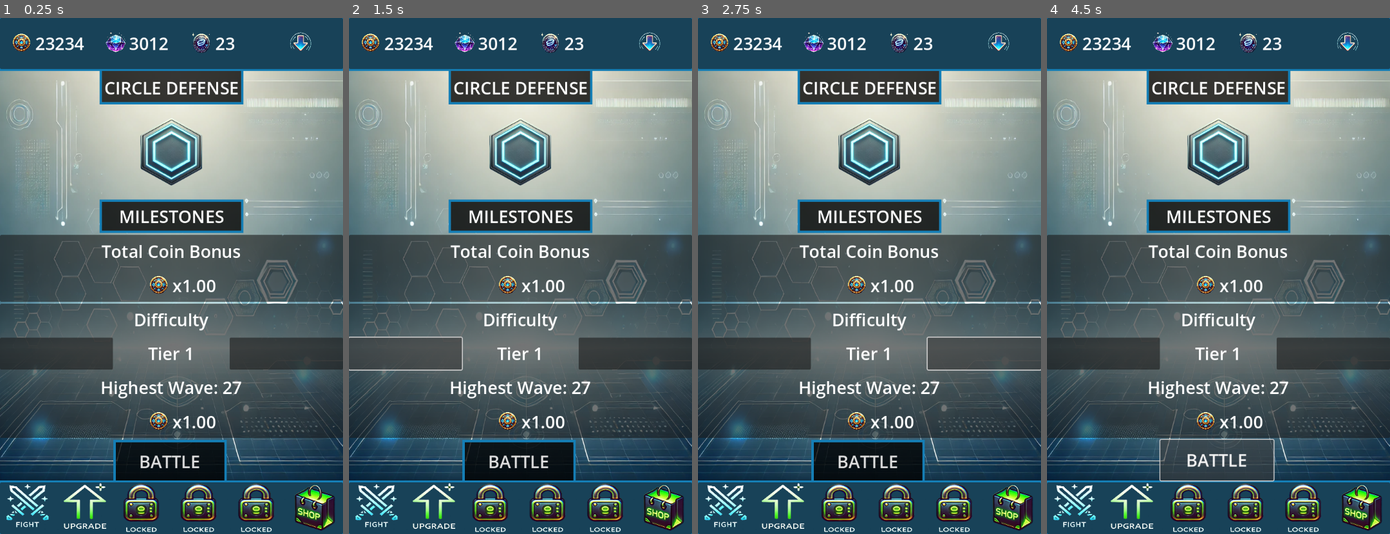
Above: before the commit, frames 1-4 (left to right).
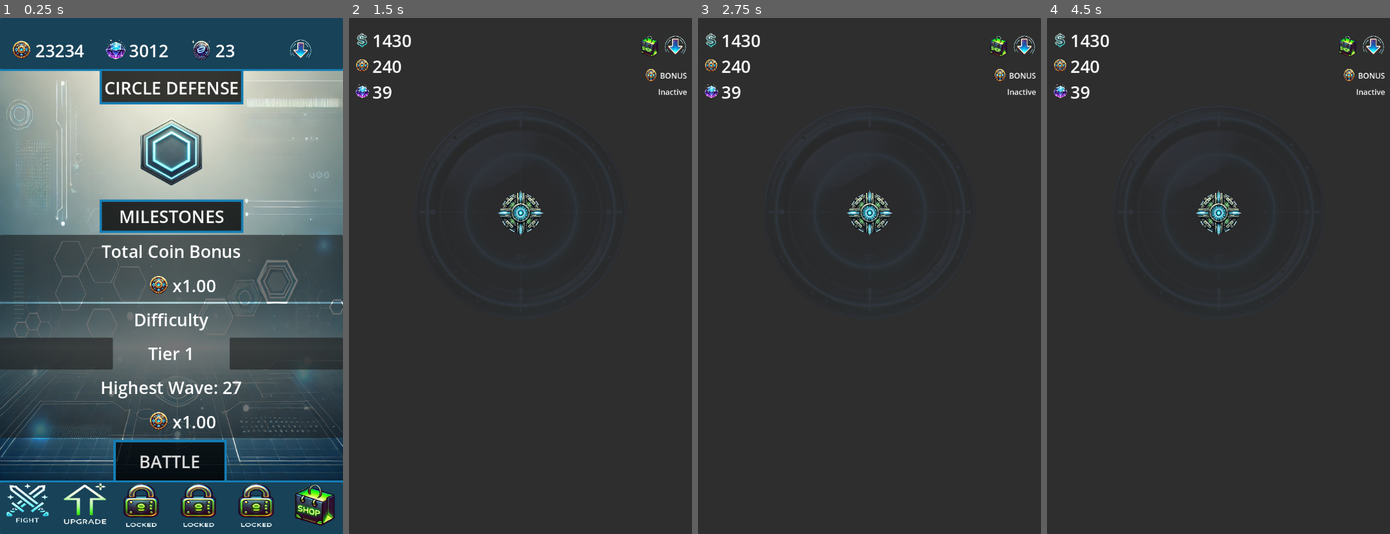
Above: after the commit, the same moments.

Repository: ascyrax/circle-defence
Game: Godot game, scene res://main.tscn
Same seed, same stepped clock (60 frames per second), same inputs: the game is played once before the commit and once after it.
Inputs (mouse positions are in pixels of both pictures, inside the frame that each line leads up to):
- Up to frame 1 (0.25 s): no input
- Up to frame 2 (1.5 s): click "BATTLE" at 0.5 s; click (403, 353) at 1.27 s
- Up to frame 3 (2.75 s): click (982, 353) at 2.02 s
- Up to frame 4 (4.5 s): click (1101, 353) at 2.77 s; click (1331, 353) at 3.52 s; click (1218, 461) at 4.25 s, where only the run before the commit has a clickable "BATTLE"

The runs differ from the first frame. In frame 1, 4.5% of the frame differs, in the area x 1-98%, y 2-100%; in frame 2, 88%; in frame 3, 88%, in the area x 0-100%, y 0-100%; in frame 4, 86%.

Commit message:
gameplay page: shooter + enemy spawn

Diff:
--- /dev/null
+++ b/enemy.gd
@@ -0,0 +1,26 @@
+extends Node2D
+
+@export var speed: float = randi_range(50, 150)  # Speed of the enemy
+var direction = Vector2.ZERO  # Direction toward the center
+
+func set_direction(new_direction: Vector2):
+	direction = new_direction
+
+# Called every frame. 'delta' is the elapsed time since the previous frame.
+func _process(delta):
+	# Move the enemy toward the center
+	position += direction * speed * delta
+	#pass
+
+# Called when the node enters the scene tree for the first time.
+func _ready() -> void:
+	call_deferred("_set_enemy_sprite_scale")
+
+
+func _set_enemy_sprite_scale():
+	var enemyCollisionShape2D = $Area2D/CollisionShape2D.shape as RectangleShape2D
+	var enemySprite = $Area2D/Sprite2D as Sprite2D
+	var correctScaleX = (enemyCollisionShape2D.size.x * 1.0) / (enemySprite.texture.get_width() * 1.0)
+	var correctScaleY = (enemyCollisionShape2D.size.y * 1.0) / (enemySprite.texture.get_height() * 1.0)
+	#print(correctScaleX, correctScaleY)
+	enemySprite.scale = Vector2(correctScaleX, correctScaleY)
--- /dev/null
+++ b/enemy.tscn
@@ -0,0 +1,18 @@
+[gd_scene load_steps=4 format=3 uid="uid://b8yv6vbglgw5o"]
+
+[ext_resource type="Texture2D" uid="uid://whe37o6cdpxq" path="res://art/enemies/enemyANoBg.png" id="1_iyxtb"]
+[ext_resource type="Script" path="res://enemy.gd" id="1_vvxsc"]
+
+[sub_resource type="RectangleShape2D" id="RectangleShape2D_77btb"]
+size = Vector2(50, 50)
+
+[node name="Node2D" type="Node2D"]
+script = ExtResource("1_vvxsc")
+
+[node name="Area2D" type="Area2D" parent="."]
+
+[node name="CollisionShape2D" type="CollisionShape2D" parent="Area2D"]
+shape = SubResource("RectangleShape2D_77btb")
+
+[node name="Sprite2D" type="Sprite2D" parent="Area2D"]
+texture = ExtResource("1_iyxtb")
--- /dev/null
+++ b/gamePlay.gd
@@ -0,0 +1,87 @@
+extends Control
+
+@export var enemyScene: PackedScene  # Drag your Enemy scene here
+var enemySpawnInterval: float = 5
+var shooterContainer: Control
+var shooter:Sprite2D
+var shooterContainerPosition
+
+func _ready() -> void:
+	# Defer the size calculation to ensure layout is finalized
+	call_deferred("_set_shooter_location")
+	call_deferred("_set_shooter_range_scale")
+	spawn_enemies()
+
+func _set_shooter_location():
+	shooterContainer = $"Panel/VBoxContainer/GamePlayNode" as Control # this is the parent node 'GamePlay' (Control)
+	print("shooterContainer position: ", shooterContainer.position)
+	print("shooterContainer bottom-right position: ", shooterContainer.get_rect())
+	shooterContainer.position = (shooterContainer.get_rect().size + shooterContainer.position) / 2 # place the shooter at the middle of its parent node container
+	shooterContainerPosition = shooterContainer.position
+	#shooter is placed (0,0) corresponding to this position :)
+	print("shooterContainer new position: ",shooterContainer.position)
+
+func _set_shooter_range_scale():
+	var shooterRange = $"Panel/VBoxContainer/GamePlayNode/Central Shooter/Area2D/CollisionShape2D".shape as CircleShape2D
+	shooter = $"Panel/VBoxContainer/GamePlayNode/Central Shooter/Area2D/Sprite2D" as Sprite2D
+	var correctScaleX = (shooterRange.radius *2.0) / (shooter.texture.get_width() * 1.0)
+	var correctScaleY = (shooterRange.radius *2.0) / (shooter.texture.get_height() * 1.0)
+	shooter.scale = Vector2(correctScaleX, correctScaleY)
+
+
+# Called every frame. 'delta' is the elapsed time since the previous frame.
+func _process(delta: float) -> void:
+	pass
+
+
+func spawn_enemies():
+	print("spawn_enemies")
+	# set a timer
+	var enemySpawnTimer = Timer.new()
+	add_child(enemySpawnTimer)
+	enemySpawnTimer.wait_time = enemySpawnInterval
+	enemySpawnTimer.one_shot= false
+	enemySpawnTimer.connect("timeout", _spawn_enemy)
+	enemySpawnTimer.start()
+
+	# make the enemies move towards the shooterPosition
+	# do this in _process
+
+
+func _spawn_enemy():
+	print("_spawn_enemy")
+	var newEnemy = enemyScene.instantiate() as Node2D
+
+	var enemyContainer = $"Panel/VBoxContainer/EnemySpawner"
+	enemyContainer.add_child(newEnemy)
+
+	var randNo = randi_range(0,3) # 0, 1, 2 or 3 viz. top, right, bottom or left edge
+	var posX = 0.0
+	var posY = 0.0
+
+	var viewportSize = get_viewport_rect().size
+	match randNo:
+		0:
+			posX = randf_range(0, viewportSize.x)
+			posY = 0.0
+		1:
+			posX = viewportSize.x
+			posY = randf_range(0, viewportSize.y)
+		2:
+			posX = randf_range(0, viewportSize.x)
+			posY = viewportSize.y
+
+		3:
+			posX = 0
+			posY = randf_range(0, viewportSize.y)
+	print("posX: ",posX, " posY: ",posY)
+	newEnemy.position = Vector2(posX, posY)
+
+	print("shooterContainer position: ", shooterContainerPosition)
+	print("enemy position: ", newEnemy.position)
+
+	 # Set the direction toward the centreShooterSprite2D
+	if newEnemy.has_method("set_direction"):
+		var direction = (shooterContainerPosition - newEnemy.position).normalized()
+		newEnemy.set_direction(direction)
+		print("direction: ", direction)
--- /dev/null
+++ b/gamePlay.tscn
@@ -0,0 +1,219 @@
+[gd_scene load_steps=11 format=3 uid="uid://ge7iiw6belxm"]
+
+[ext_resource type="Script" path="res://gamePlay.gd" id="1_v3qar"]
+[ext_resource type="Texture2D" uid="uid://bf3bmtbitcmnt" path="res://art/dollarNoBg.png" id="2_6lctv"]
+[ext_resource type="PackedScene" uid="uid://b8yv6vbglgw5o" path="res://enemy.tscn" id="2_yvove"]
+[ext_resource type="Texture2D" uid="uid://cd5bmn2s013cr" path="res://art/coinNoBg.png" id="3_fiwqa"]
+[ext_resource type="Texture2D" uid="uid://ddtkfpdvmx0q" path="res://art/gemNoBg.png" id="4_lo21e"]
+[ext_resource type="Texture2D" uid="uid://cji3iguujymve" path="res://art/shopNoBg.png" id="5_ktxhp"]
+[ext_resource type="Texture2D" uid="uid://d2wawuxpe7yre" path="res://art/dropdownNoBg.png" id="6_i4elw"]
+[ext_resource type="Texture2D" uid="uid://m1s5ocyg0hwr" path="res://art/centralShooterNoBg.png" id="7_oovet"]
+[ext_resource type="Texture2D" uid="uid://b5mxrs4ae0qfy" path="res://art/attackRangeNoBg.png" id="9_e44wu"]
+
+[sub_resource type="CircleShape2D" id="CircleShape2D_kox6c"]
+radius = 225.0
+
+[node name="GamePlay" type="Control"]
+layout_mode = 3
+anchors_preset = 15
+anchor_right = 1.0
+anchor_bottom = 1.0
+grow_horizontal = 2
+grow_vertical = 2
+script = ExtResource("1_v3qar")
+enemyScene = ExtResource("2_yvove")
+
+[node name="Panel" type="Panel" parent="."]
+layout_mode = 1
+anchors_preset = 15
+anchor_right = 1.0
+anchor_bottom = 1.0
+grow_horizontal = 2
+grow_vertical = 2
+
+[node name="VBoxContainer" type="VBoxContainer" parent="Panel"]
+layout_mode = 1
+anchors_preset = 15
+anchor_right = 1.0
+anchor_bottom = 1.0
+offset_top = 2.0
+offset_bottom = 2.0
+grow_horizontal = 2
+grow_vertical = 2
+
+[node name="MarginContainer" type="MarginContainer" parent="Panel/VBoxContainer"]
+layout_mode = 2
+size_flags_vertical = 3
+theme_override_constants/margin_left = 10
+theme_override_constants/margin_top = 20
+theme_override_constants/margin_right = 10
+
+[node name="HBoxContainer" type="HBoxContainer" parent="Panel/VBoxContainer/MarginContainer"]
+layout_mode = 2
+size_flags_vertical = 3
+
+[node name="VBoxContainer" type="VBoxContainer" parent="Panel/VBoxContainer/MarginContainer/HBoxContainer"]
+layout_mode = 2
+size_flags_horizontal = 3
+
+[node name="GamePlayCoin" type="HBoxContainer" parent="Panel/VBoxContainer/MarginContainer/HBoxContainer/VBoxContainer"]
+layout_mode = 2
+size_flags_horizontal = 0
+size_flags_vertical = 3
+
+[node name="GamePlayCoinIcon" type="TextureRect" parent="Panel/VBoxContainer/MarginContainer/HBoxContainer/VBoxContainer/GamePlayCoin"]
+custom_minimum_size = Vector2(35, 35)
+layout_mode = 2
+size_flags_horizontal = 2
+size_flags_vertical = 4
+texture = ExtResource("2_6lctv")
+expand_mode = 1
+
+[node name="GamePlayCoinValue" type="Label" parent="Panel/VBoxContainer/MarginContainer/HBoxContainer/VBoxContainer/GamePlayCoin"]
+layout_mode = 2
+size_flags_horizontal = 2
+theme_override_font_sizes/font_size = 36
+text = "1430"
+
+[node name="Coin" type="HBoxContainer" parent="Panel/VBoxContainer/MarginContainer/HBoxContainer/VBoxContainer"]
+layout_mode = 2
+size_flags_horizontal = 0
+size_flags_vertical = 3
+
+[node name="CoinIcon" type="TextureRect" parent="Panel/VBoxContainer/MarginContainer/HBoxContainer/VBoxContainer/Coin"]
+custom_minimum_size = Vector2(35, 35)
+layout_mode = 2
+size_flags_horizontal = 2
+size_flags_vertical = 4
+texture = ExtResource("3_fiwqa")
+expand_mode = 1
+
+[node name="CoinValue" type="Label" parent="Panel/VBoxContainer/MarginContainer/HBoxContainer/VBoxContainer/Coin"]
+layout_mode = 2
+size_flags_horizontal = 2
+theme_override_font_sizes/font_size = 36
+text = "240"
+
+[node name="Gem" type="HBoxContainer" parent="Panel/VBoxContainer/MarginContainer/HBoxContainer/VBoxContainer"]
+layout_mode = 2
+size_flags_horizontal = 0
+size_flags_vertical = 3
+
+[node name="GemIcon" type="TextureRect" parent="Panel/VBoxContainer/MarginContainer/HBoxContainer/VBoxContainer/Gem"]
+custom_minimum_size = Vector2(35, 35)
+layout_mode = 2
+size_flags_horizontal = 2
+size_flags_vertical = 4
+texture = ExtResource("4_lo21e")
+expand_mode = 1
+
+[node name="GemValue" type="Label" parent="Panel/VBoxContainer/MarginContainer/HBoxContainer/VBoxContainer/Gem"]
+layout_mode = 2
+size_flags_horizontal = 2
+theme_override_font_sizes/font_size = 36
+text = "39"
+
+[node name="VBoxContainer2" type="VBoxContainer" parent="Panel/VBoxContainer/MarginContainer/HBoxContainer"]
+layout_mode = 2
+size_flags_horizontal = 3
+
+[node name="Shop_DropDown" type="HBoxContainer" parent="Panel/VBoxContainer/MarginContainer/HBoxContainer/VBoxContainer2"]
+layout_mode = 2
+size_flags_horizontal = 8
+size_flags_vertical = 3
+
+[node name="Shop" type="TextureRect" parent="Panel/VBoxContainer/MarginContainer/HBoxContainer/VBoxContainer2/Shop_DropDown"]
+custom_minimum_size = Vector2(50, 50)
+layout_mode = 2
+size_flags_vertical = 4
+texture = ExtResource("5_ktxhp")
+expand_mode = 1
+
+[node name="DropDown" type="TextureRect" parent="Panel/VBoxContainer/MarginContainer/HBoxContainer/VBoxContainer2/Shop_DropDown"]
+custom_minimum_size = Vector2(50, 50)
+layout_mode = 2
+size_flags_horizontal = 3
+size_flags_vertical = 4
+texture = ExtResource("6_i4elw")
+expand_mode = 1
+
+[node name="BonusStatus" type="VBoxContainer" parent="Panel/VBoxContainer/MarginContainer/HBoxContainer/VBoxContainer2"]
+layout_mode = 2
+size_flags_horizontal = 8
+size_flags_vertical = 3
+
+[node name="HBoxContainer" type="HBoxContainer" parent="Panel/VBoxContainer/MarginContainer/HBoxContainer/VBoxContainer2/BonusStatus"]
+layout_mode = 2
+size_flags_vertical = 3
+
+[node name="Coin" type="TextureRect" parent="Panel/VBoxContainer/MarginContainer/HBoxContainer/VBoxContainer2/BonusStatus/HBoxContainer"]
+custom_minimum_size = Vector2(30, 30)
+layout_mode = 2
+texture = ExtResource("3_fiwqa")
+expand_mode = 1
+
+[node name="Bonus" type="Label" parent="Panel/VBoxContainer/MarginContainer/HBoxContainer/VBoxContainer2/BonusStatus/HBoxContainer"]
+layout_mode = 2
+text = "BONUS"
+
+[node name="HBoxContainer2" type="HBoxContainer" parent="Panel/VBoxContainer/MarginContainer/HBoxContainer/VBoxContainer2/BonusStatus"]
+layout_mode = 2
+size_flags_vertical = 3
+
+[node name="BonusStatus" type="Label" parent="Panel/VBoxContainer/MarginContainer/HBoxContainer/VBoxContainer2/BonusStatus/HBoxContainer2"]
+layout_mode = 2
+size_flags_horizontal = 10
+size_flags_vertical = 1
+text = "Inactive"
+
+[node name="GamePlayNode" type="Control" parent="Panel/VBoxContainer"]
+layout_mode = 2
+size_flags_vertical = 3
+size_flags_stretch_ratio = 4.5
+
+[node name="Central Shooter" type="Node2D" parent="Panel/VBoxContainer/GamePlayNode"]
+position = Vector2(360, 223)
+
+[node name="Sprite2D" type="Sprite2D" parent="Panel/VBoxContainer/GamePlayNode/Central Shooter"]
+scale = Vector2(0.2, 0.2)
+texture = ExtResource("7_oovet")
+
+[node name="Area2D" type="Area2D" parent="Panel/VBoxContainer/GamePlayNode/Central Shooter"]
+modulate = Color(0.462745, 0.619608, 1, 1)
+
+[node name="CollisionShape2D" type="CollisionShape2D" parent="Panel/VBoxContainer/GamePlayNode/Central Shooter/Area2D"]
+shape = SubResource("CircleShape2D_kox6c")
+
+[node name="Sprite2D" type="Sprite2D" parent="Panel/VBoxContainer/GamePlayNode/Central Shooter/Area2D"]
+modulate = Color(1, 1, 1, 0.196078)
+z_index = -1
+scale = Vector2(0.833, 0.833)
+texture = ExtResource("9_e44wu")
+
+[node name="VBoxContainer" type="VBoxContainer" parent="Panel/VBoxContainer"]
+layout_mode = 2
+size_flags_vertical = 3
+size_flags_stretch_ratio = 4.5
+
+[node name="Ad_Speed" type="HBoxContainer" parent="Panel/VBoxContainer/VBoxContainer"]
+layout_mode = 2
+
+[node name="Player_Wave" type="HBoxContainer" parent="Panel/VBoxContainer/VBoxContainer"]
+layout_mode = 2
+
+[node name="Upgrade Type" type="Label" parent="Panel/VBoxContainer/VBoxContainer"]
+layout_mode = 2
+
+[node name="Row 1" type="HBoxContainer" parent="Panel/VBoxContainer/VBoxContainer"]
+layout_mode = 2
+
+[node name="Row 2" type="HBoxContainer" parent="Panel/VBoxContainer/VBoxContainer"]
+layout_mode = 2
+
+[node name="Row 3" type="HBoxContainer" parent="Panel/VBoxContainer/VBoxContainer"]
+layout_mode = 2
+
+[node name="NavUpgrade" type="HBoxContainer" parent="Panel/VBoxContainer/VBoxContainer"]
+layout_mode = 2
+
+[node name="EnemySpawner" type="Node2D" parent="Panel/VBoxContainer"]
--- /dev/null
+++ b/main.gd
@@ -0,0 +1,16 @@
+extends Control
+@export var gamePlayScene: PackedScene  # Drag your Enemy scene here
+
+
+# Called when the node enters the scene tree for the first time.
+func _ready() -> void:
+	pass # Replace with function body.
+
+
+# Called every frame. 'delta' is the elapsed time since the previous frame.
+func _process(delta: float) -> void:
+	pass
+
+
+func _on_button_pressed() -> void:
+	get_tree().change_scene_to_packed(gamePlayScene)
--- a/main.tscn
+++ b/main.tscn
@@ -1,6 +1,8 @@
-[gd_scene load_steps=16 format=3 uid="uid://iphvdiulww1s"]
-
+[gd_scene load_steps=18 format=3 uid="uid://iphvdiulww1s"]
+
+[ext_resource type="Script" path="res://main.gd" id="1_6vmq6"]
 [ext_resource type="Texture2D" uid="uid://cd5bmn2s013cr" path="res://art/coinNoBg.png" id="1_kbnls"]
+[ext_resource type="PackedScene" uid="uid://ge7iiw6belxm" path="res://gamePlay.tscn" id="2_8vt3e"]
 [ext_resource type="Texture2D" uid="uid://ddtkfpdvmx0q" path="res://art/gemNoBg.png" id="2_20ilc"]
 [ext_resource type="Texture2D" uid="uid://iswymve6np52" path="res://art/galacticCoinNoBg.png" id="3_ik8ja"]
 [ext_resource type="Texture2D" uid="uid://d2wawuxpe7yre" path="res://art/dropdownNoBg.png" id="4_7hq1x"]
@@ -56,6 +58,8 @@
 grow_vertical = 2
 size_flags_horizontal = 3
 size_flags_vertical = 3
+script = ExtResource("1_6vmq6")
+gamePlayScene = ExtResource("2_8vt3e")
 
 [node name="Panel" type="Panel" parent="."]
 layout_mode = 1
@@ -80,18 +84,20 @@
 
 [node name="ResourceDisplay" type="HBoxContainer" parent="Panel/HomeScreen/ResourcePanel"]
 layout_mode = 1
-anchors_preset = 15
-anchor_right = 1.0
-anchor_bottom = 1.0
-grow_horizontal = 2
-grow_vertical = 2
-size_flags_vertical = 3
-
-[node name="Coins" type="HBoxContainer" parent="Panel/HomeScreen/ResourcePanel/ResourceDisplay"]
-layout_mode = 2
-size_flags_horizontal = 3
-
-[node name="CoinIcon" type="TextureRect" parent="Panel/HomeScreen/ResourcePanel/ResourceDisplay/Coins"]
+anchors_preset = -1
+anchor_top = 0.75
+anchor_right = 1.0
+anchor_bottom = 1.0
+offset_top = -50.0
+grow_horizontal = 2
+grow_vertical = 0
+size_flags_vertical = 3
+
+[node name="Coin" type="HBoxContainer" parent="Panel/HomeScreen/ResourcePanel/ResourceDisplay"]
+layout_mode = 2
+size_flags_horizontal = 3
+
+[node name="CoinIcon" type="TextureRect" parent="Panel/HomeScreen/ResourcePanel/ResourceDisplay/Coin"]
 custom_minimum_size = Vector2(50, 50)
 layout_mode = 2
 size_flags_horizontal = 10
@@ -99,7 +105,7 @@
 texture = ExtResource("1_kbnls")
 expand_mode = 1
 
-[node name="CoinValue" type="Label" parent="Panel/HomeScreen/ResourcePanel/ResourceDisplay/Coins"]
+[node name="CoinValue" type="Label" parent="Panel/HomeScreen/ResourcePanel/ResourceDisplay/Coin"]
 custom_minimum_size = Vector2(50, 50)
 layout_mode = 2
 size_flags_horizontal = 2
@@ -362,9 +368,9 @@
 
 [node name="BottomNav" type="HBoxContainer" parent="Panel/HomeScreen/BottomPanel"]
 layout_mode = 1
-anchors_preset = 15
-anchor_right = 1.0
-anchor_bottom = 1.0
+anchors_preset = -1
+anchor_right = 1.0
+anchor_bottom = 0.9
 grow_horizontal = 2
 grow_vertical = 2
 size_flags_vertical = 3
@@ -404,3 +410,5 @@
 size_flags_horizontal = 3
 texture = ExtResource("9_gbrt5")
 expand_mode = 1
+
+[connection signal="pressed" from="Panel/HomeScreen/CentrePanel/CentreNav/Control/Button" to="." method="_on_button_pressed"]
--- a/project.godot
+++ b/project.godot
@@ -19,11 +19,11 @@
 
 window/size/viewport_width=720
 window/size/viewport_height=1080
-window/size/mode=3
 window/stretch/mode="viewport"
-window/stretch/aspect="expand"
+window/stretch/aspect="ignore"
 window/handheld/orientation=1
 
 [rendering]
 
 renderer/rendering_method="mobile"
+textures/vram_compression/import_etc2_astc=true
Binary file added: art/DALL·E 2024-12-14 14.01.46 - A minimalist futuristic design of a single outer concentric circle for a virtual joystick base, with a sleek metallic texture and a glowing neon-blue .webp
Not shown, added: art/DALL·E 2024-12-14 14.01.46 - A minimalist futuristic design of a single outer concentric circle for a virtual joystick base, with a sleek metallic texture and a glowing neon-blue .webp.import
Binary file added: art/DALL·E 2024-12-14 18.01.50 - A minimalist futuristic icon set for currency, featuring_ 1) A sleek rupee symbol with a modern design, glowing with a soft neon green outline and met.webp
Not shown, added: art/DALL·E 2024-12-14 18.01.50 - A minimalist futuristic icon set for currency, featuring_ 1) A sleek rupee symbol with a modern design, glowing with a soft neon green outline and met.webp.import
Binary file added: art/DALL·E 2024-12-14 18.15.43 - A sleek and futuristic central shooter design for a 2D game. The sprite features a glowing, high-tech weapon-like structure with neon blue and green h.webp
Not shown, added: art/DALL·E 2024-12-14 18.15.43 - A sleek and futuristic central shooter design for a 2D game. The sprite features a glowing, high-tech weapon-like structure with neon blue and green h.webp.import
Binary file added: art/DALL·E 2024-12-15 10.48.45 - A futuristic, semi-transparent circular boundary designed to represent an attack range for a central shooter in a 2D game. The circle is glowing with .webp
Not shown, added: art/DALL·E 2024-12-15 10.48.45 - A futuristic, semi-transparent circular boundary designed to represent an attack range for a central shooter in a 2D game. The circle is glowing with .webp.import
Binary file added: art/attackRange.png
Not shown, added: art/attackRange.png.import
Binary file added: art/attackRangeNoBg.png
Not shown, added: art/attackRangeNoBg.png.import
(and 31 more such lines)
